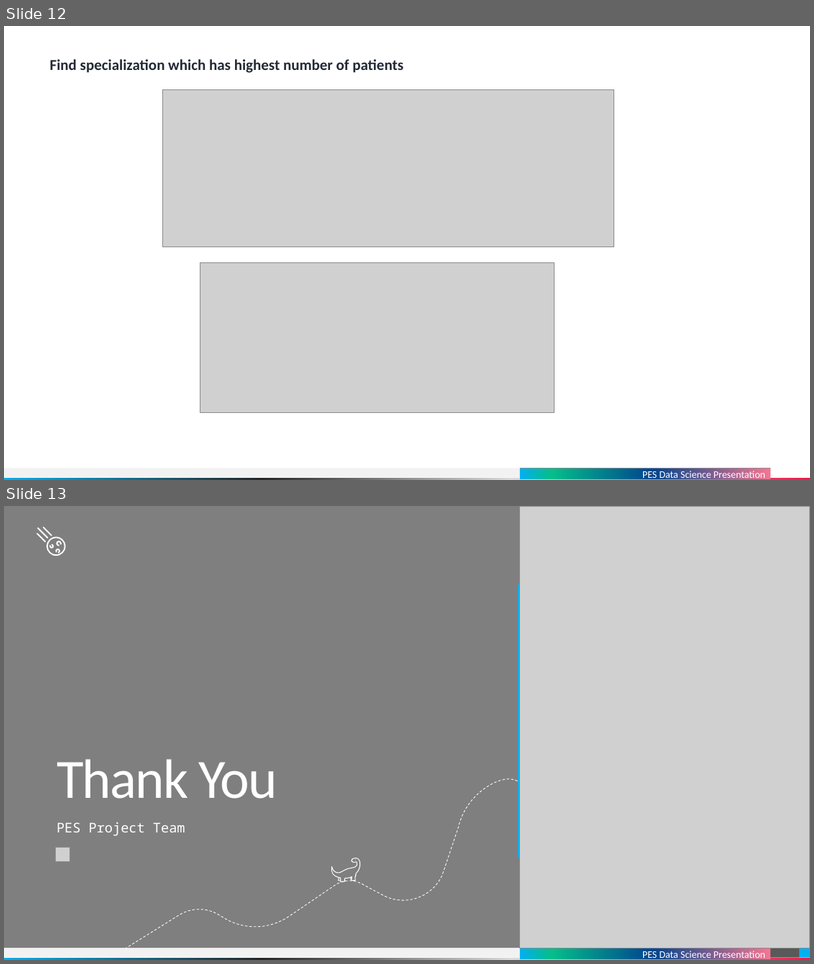
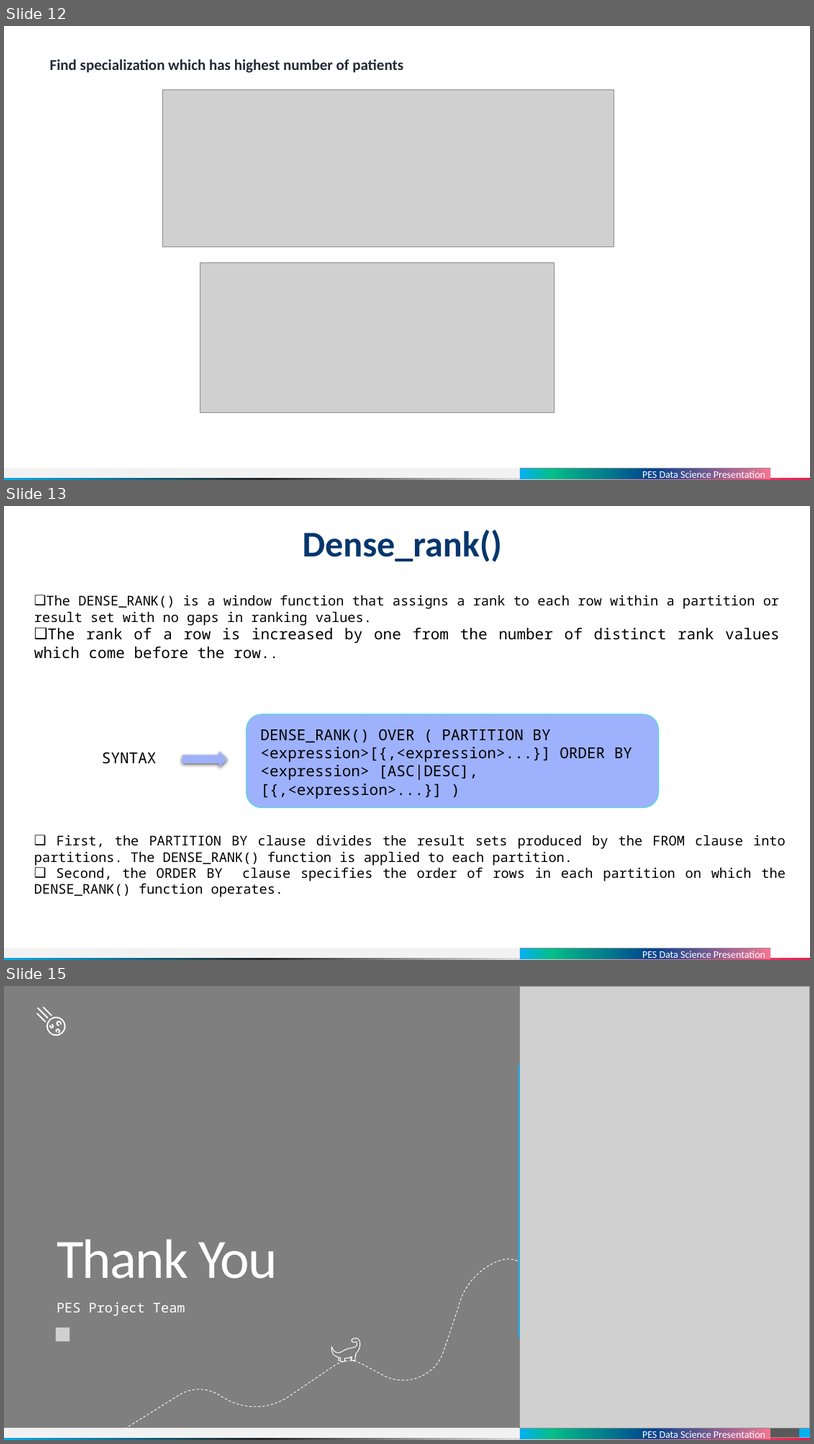
Before and after one commit to dinuthomas/pesmtech, a slide deck: presentation/medicine.pptx. Shown one above the other, each under a label of ours: slides 12 and 13 before the commit, slides 12, 13 and 15 after it; the slides between them are not shown. The pictures are 814x964 and 814x1444 pixels, drawn with LibreOffice and Linux fonts; fonts in the diff are those of the drawing; grey boxes stand for pictures; background and template pictures are left out. Boxes give left, top, right and bottom in pixels: in the first picture for what was removed or moved away, otherwise in the second. Text is boxed around its words. In the diff, an @@ line names an element or a change of style, - is before the commit and + after.

```diff
--- a/presentation/medicine.pptx
+++ b/presentation/medicine.pptx
@@ slide 13 added at [4, 506, 810, 960], background #FFFFFF; not listed: 3 template elements that a slide beside it also shows @@
@@ text added at [303, 530, 502, 562], 43 pt, text #06366C, bold @@
+Dense_rank()
@@ text added at [34, 595, 780, 659], 16 pt, text #000000 @@
+❑ The DENSE_RANK() is a window function that assigns a rank to each row within a partition or result set with no gaps in ranking values.
+❑ The rank of a row is increased by one from the number of distinct rank values which come before the row..
@@ rounded rectangle added at [247, 714, 659, 808], fill #9EB1FC, outline #0CF8B6 0.5 pt @@
@@ text added at [260, 728, 633, 798], 18 pt, text #000000 @@
+DENSE_RANK() OVER ( PARTITION BY <expression>[{,<expression>...}] ORDER BY <expression> [ASC|DESC], [{,<expression>...}] )
@@ text added at [102, 752, 157, 764], 18 pt, text #000000 @@
+SYNTAX
@@ right arrow added at [183, 751, 227, 767], fill #9EB1FC @@
@@ text added at [34, 834, 786, 897], 16 pt, text #000000 @@
+❑ First, the PARTITION BY clause divides the result sets produced by the FROM clause into partitions. The DENSE_RANK() function is applied to each partition.
+❑ Second, the ORDER BY clause specifies the order of rows in each partition on which the DENSE_RANK() function operates.
@@ rectangle added at [521, 949, 771, 959], fill gradient #F77592 to #004490 to #05BE8A to #00B0F0, 12 pt, text #FFFFFF @@
+PES Data Science Presentation
@@ what was slide 13 is now slide 15 @@
```
Also in this commit, not shown: 1 other slide added, 1 other file.
